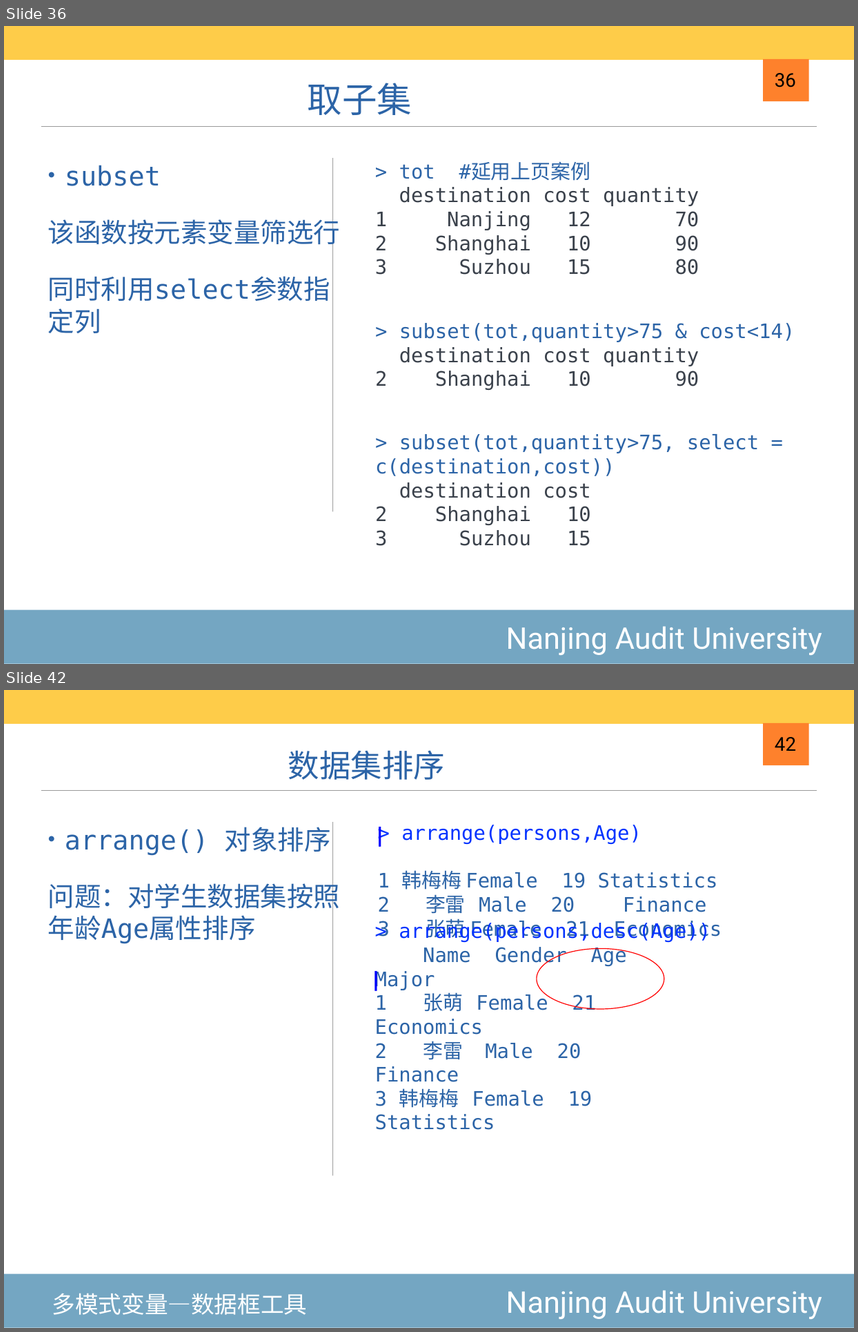
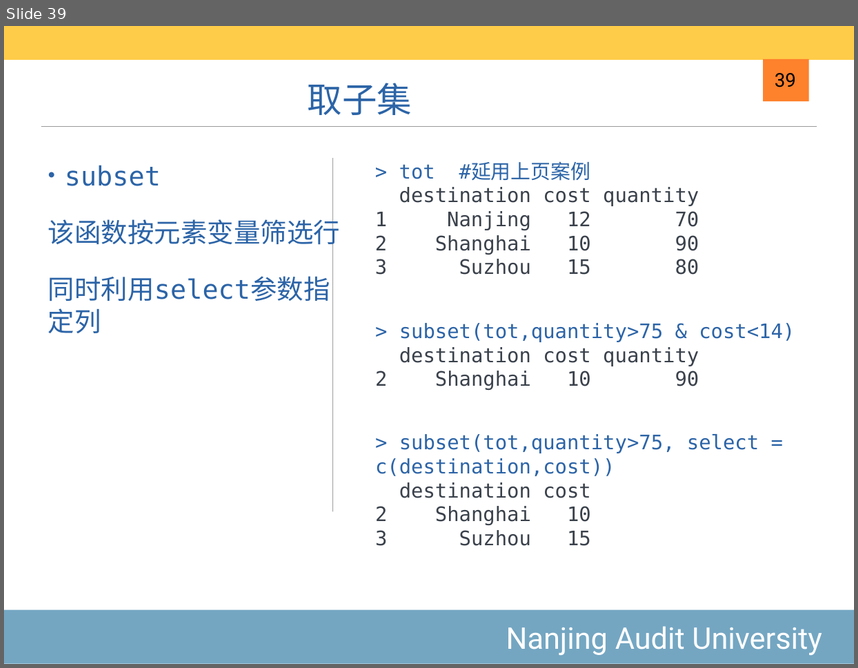
Before and after one commit to exoplanetX/DataAnalytics, a slide deck: 2020-3-高级数据结构.pptx. Shown one above the other, each under a label of ours: slides 36 and 42 before the commit, slide 39 after it; the slides between them are not shown. The pictures are 858x1332 and 858x668 pixels, drawn with LibreOffice and Linux fonts; fonts in the diff are those of the drawing. Boxes give left, top, right and bottom in pixels: in the first picture for what was removed or moved away, otherwise in the second. Text is boxed around its words. In the diff, an @@ line names an element or a change of style, - is before the commit and + after.

```diff
--- a/2020-3-高级数据结构.pptx
+++ b/2020-3-高级数据结构.pptx
@@ slide 42 removed at [4,690,854,1328], background #FFFFFF; not listed: 5 template elements that a slide beside it also shows @@
@@ text removed at [288,750,445,780] @@
-数据集排序
@@ page number removed at [775,737,796,751] @@
-42
@@ text removed at [48,827,341,944] @@
-• arrange() 对象排序
-问题：对学生数据集按照年龄Age属性排序
@@ text removed at [370,819,387,850] @@
-|
@@ text removed at [378,825,722,941] @@
-> arrange(persons,Age)
-Name Gender Age Major
-1 韩梅梅 Female 19 Statistics
-2 李雷 Male 20 Finance
-3 张萌 Female 21 Economics
@@ text removed at [375,922,711,1130] @@
-> arrange(persons,desc(Age))
-Name Gender Age Major
-1 张萌 Female 21 Economics
-2 李雷 Male 20 Finance
-3 韩梅梅 Female 19 Statistics
@@ ellipse removed at [537,948,664,1009] @@
@@ text removed at [367,963,383,994] @@
-|
@@ text removed at [52,1292,307,1314] @@
-多模式变量—数据框工具
@@ what was slide 36 is now slide 39 @@
@@ page number at [775,73,796,87]: text changed @@
-36
+39
```
Also in this commit, not shown: 1 slide changed, 5 other slides removed, 1 other file.
